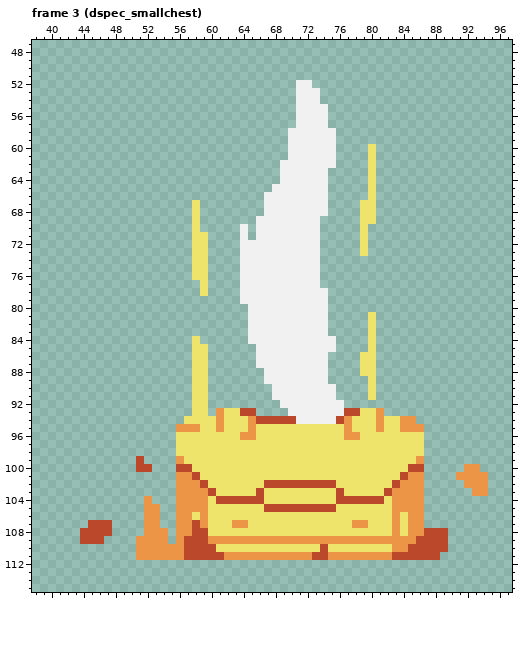
Pixel-art file, stored at sprites/commandoVFX.aseprite. This is how it looked before the edit.
150x150 pixels, 48 frames. Shown: frame 3 (dspec_smallchest): x 38..97, y 47..115. The commit also changed other frames, which this record leaves out.
Once edited:
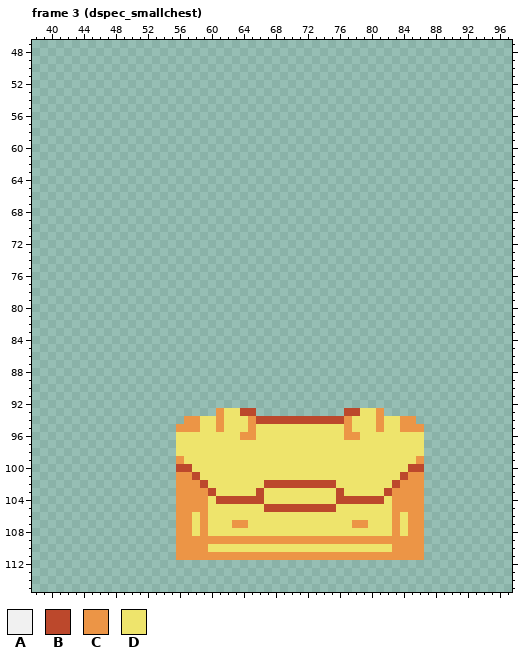
Palette (. is transparent): A #f1f1f1  B #bc482c  C #ec9546  D #eee46c
Edits made:
layer "Layer 13" now hidden
layer "Layer 6" now hidden
Frame 3 (dspec_smallchest):
The author changed colour A to colour B in row 94 at x 71 to 75.
The author changed colour B to colour C in row 108 at x 59; in row 109 at x 57 to 59 and 86; in row 110 at x 57 to 59 and 85 to 86; in row 111 at x 57 to 61, 73 to 74 and 83 to 86.
The author changed colour D to colour C in row 94 at x 57 to 58.
The author changed colour B to colour D in rows 107 to 108 at x 58; in row 110 at x 60 and 74.
The edit erases colour A in row 52 at x 71 to 72; in rows 53 to 54 at x 71 to 73; in rows 55 to 57 at x 71 to 74; in rows 58 to 61 at x 70 to 75; in row 62 at x 69 to 75; in rows 63 to 64 at x 69 to 74.
The edit erases colour A in row 65 at x 68 to 74; in rows 66 to 68 at x 67 to 74; in row 69 at x 66 to 73; in rows 70 to 71 at x 64 and 66 to 73; in rows 72 to 77 at x 64 to 73; in rows 78 to 79 at x 64 to 74.
The edit erases colour A in rows 80 to 83 at x 65 to 74; in row 84 at x 65 to 75; in row 85 at x 66 to 75; in rows 86 to 87 at x 66 to 74; in rows 88 to 89 at x 67 to 74; in rows 90 to 91 at x 68 to 75.
The edit erases colour A in row 92 at x 69 to 76; in row 93 at x 70 to 76.
The edit erases colour B in row 99 at x 51; in row 100 at x 51 to 52; in row 107 at x 45 to 47; in row 108 at x 44 to 47 and 87 to 89; in row 109 at x 44 to 46 and 87 to 89; in row 110 at x 87 to 89.
The edit erases colour B in row 111 at x 87 to 88.
The edit erases colour C in row 100 at x 92 to 93; in row 101 at x 91 to 94; in row 102 at x 92 to 94; in row 103 at x 93 to 94; in row 104 at x 52; in rows 105 to 107 at x 52 to 53.
The edit erases colour C in row 108 at x 52 to 54; in row 109 at x 51 to 54; in rows 110 to 111 at x 51 to 55.
The edit erases colour D in rows 60 to 66 at x 80; in rows 67 to 69 at x 58 and 79 to 80; in row 70 at x 58 and 79; in rows 71 to 73 at x 58 to 59 and 79; in rows 74 to 76 at x 58 to 59; in rows 77 to 78 at x 59.
The edit erases colour D in rows 81 to 83 at x 80; in row 84 at x 58 and 80; in row 85 at x 58 to 59 and 80; in rows 86 to 88 at x 58 to 59 and 79 to 80; in rows 89 to 91 at x 58 to 59 and 80; in rows 92 to 93 at x 58 to 59.
Where, in picture pixels (left, top, right, bottom), the same in both pictures:
changed: (184, 80, 376, 424)
erased: (136, 456, 152, 472)
erased: (456, 464, 488, 496)
changed: (80, 496, 224, 560)
changed: (392, 528, 448, 560)
changed: (312, 544, 328, 560)
